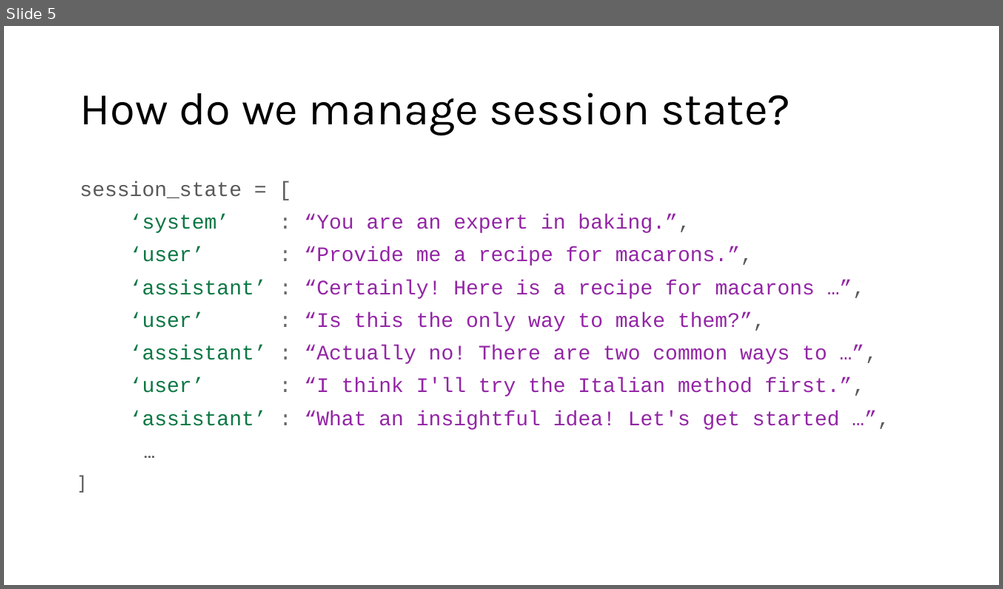
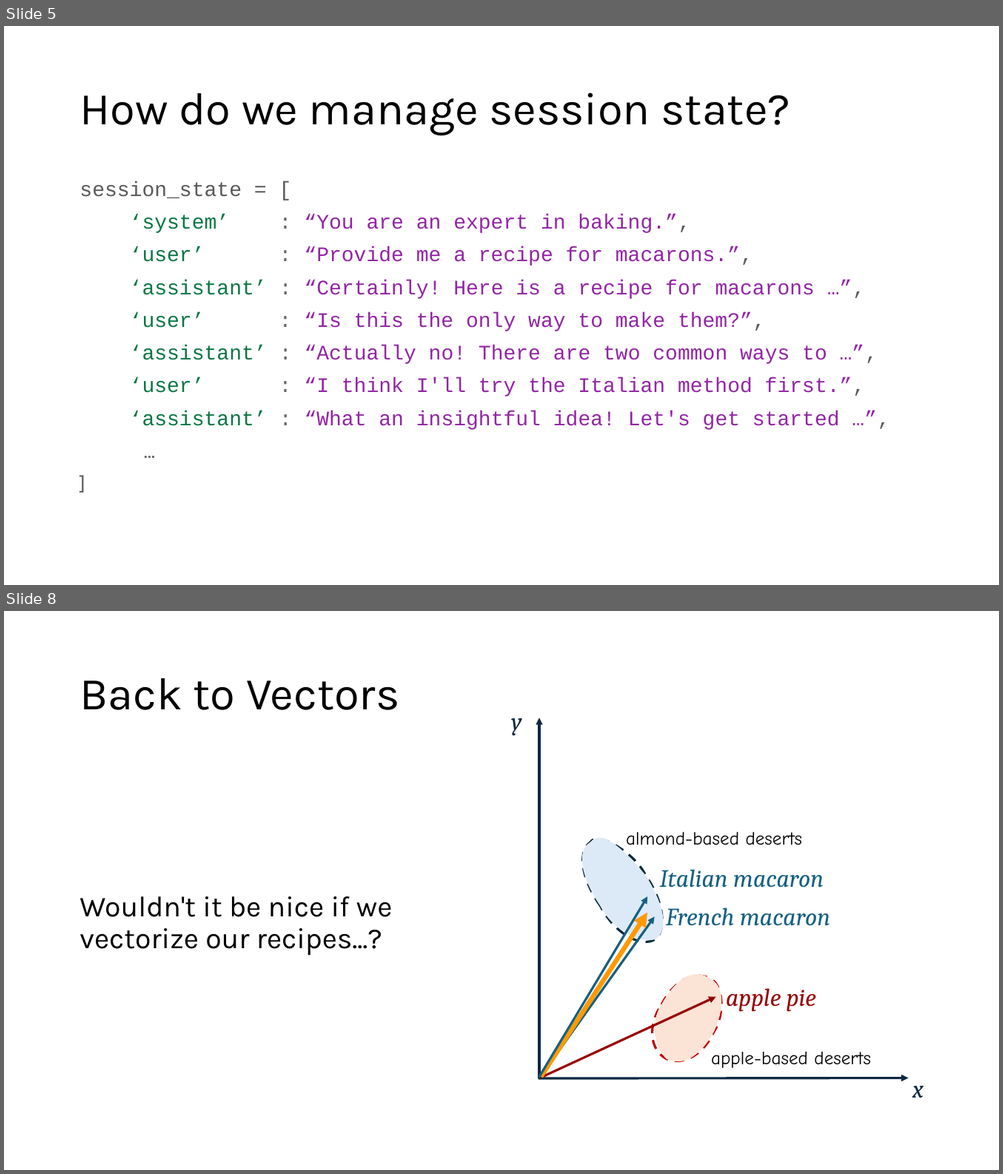
Before and after one commit to acceleratescience/large-language-models, a slide deck: slides/flsg/8-orchestration-flsg.pptx. Shown one above the other, each under a label of ours: slide 5 before the commit, slides 5 and 8 after it; the slides between them are not shown. The pictures are 1003x589 and 1003x1174 pixels, drawn with LibreOffice and Linux fonts; fonts in the diff are those of the drawing. Boxes give left, top, right and bottom in pixels: in the first picture for what was removed or moved away, otherwise in the second. Text is boxed around its words. In the diff, an @@ line names an element or a change of style, - is before the commit and + after.

```diff
--- a/slides/flsg/8-orchestration-flsg.pptx
+++ b/slides/flsg/8-orchestration-flsg.pptx
@@ slide 8 added at box(4, 611, 999, 1170), background #FFFFFF @@
@@ title added at box(79, 678, 399, 710), 44 pt, text #000000 @@
+Back to Vectors
@@ text added at box(511, 718, 521, 736), 24 pt, text #0E2841, italic @@
+y
@@ arrow added from (539, 1079) to (539, 718), #0E2841 2.25 pt @@
@@ freeform shape added at box(568, 827, 678, 955), fill #DCEAF7, outline #092A39 2.25 pt dashed @@
@@ text added at box(626, 832, 802, 846), 18 pt, text #000000 @@
+almond-based deserts
@@ text added at box(660, 869, 823, 888), 24 pt, text #156082, italic @@
+Italian macaron
@@ text added at box(79, 897, 392, 956), 28 pt, text #000000 @@
+Wouldn't it be nice if we vectorize our recipes...?
@@ arrow added from (539, 1078) to (647, 897), #156082 2.25 pt @@
@@ arrow added from (539, 1079) to (654, 917), #156082 2.25 pt @@
@@ arrow added from (541, 1077) to (647, 912), #FF9900 4.5 pt @@
@@ text added at box(666, 908, 830, 926), 24 pt, text #156082, italic @@
+French macaron
@@ freeform shape added at box(640, 965, 734, 1073), fill #FBE3D6, outline #C00000 2.25 pt dashed @@
@@ arrow added from (539, 1079) to (716, 997), #980000 2.25 pt @@
@@ text added at box(726, 988, 816, 1012), 24 pt, text #980000, italic @@
+apple pie
@@ text added at box(711, 1051, 871, 1068), 18 pt, text #000000 @@
+apple-based deserts
@@ arrow added from (538, 1079) to (908, 1079), #0E2841 2.25 pt @@
@@ text added at box(912, 1086, 923, 1099), 24 pt, text #0E2841, italic @@
+x
```
Also in this commit, not shown: 8 other slides added, 1 other file.
